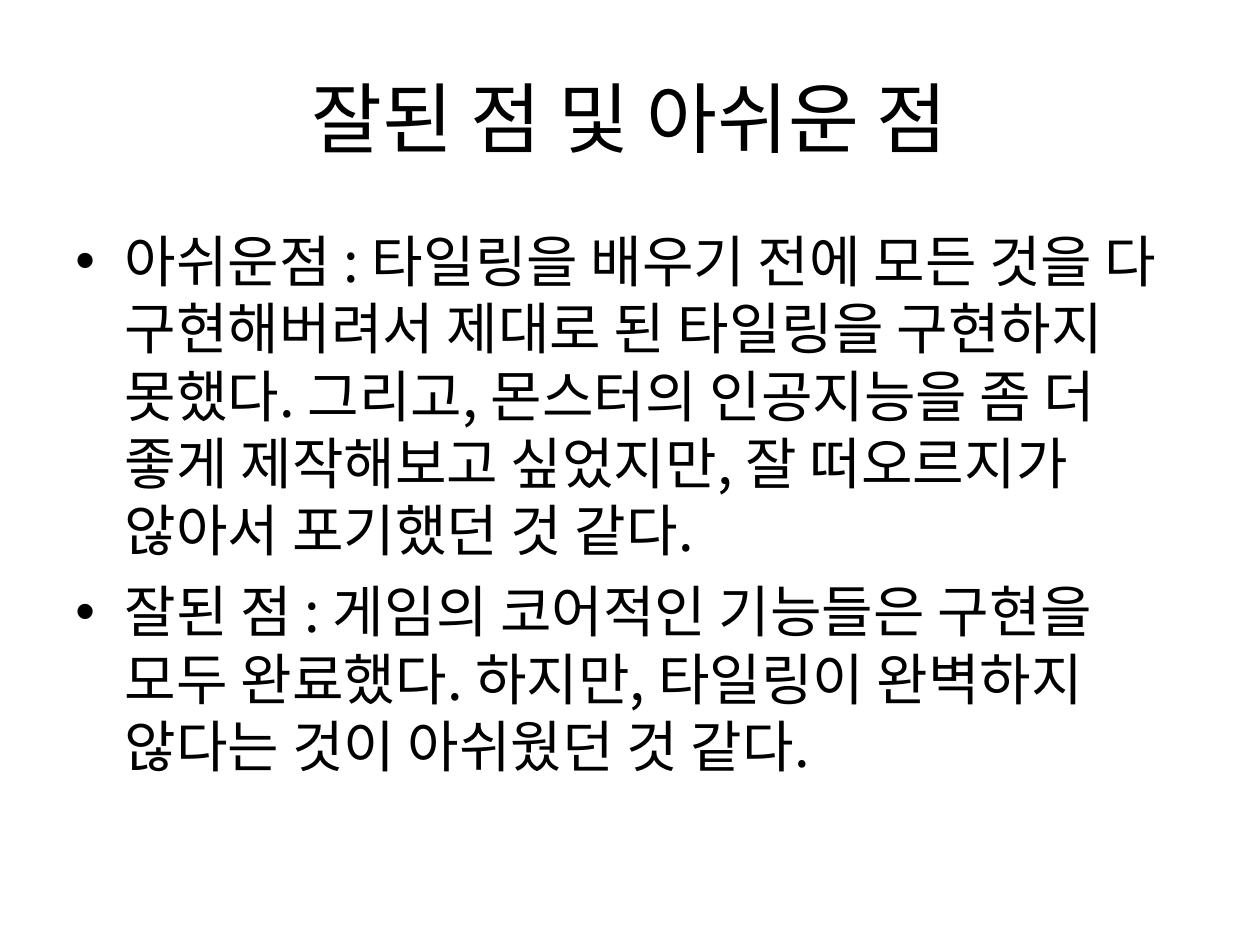
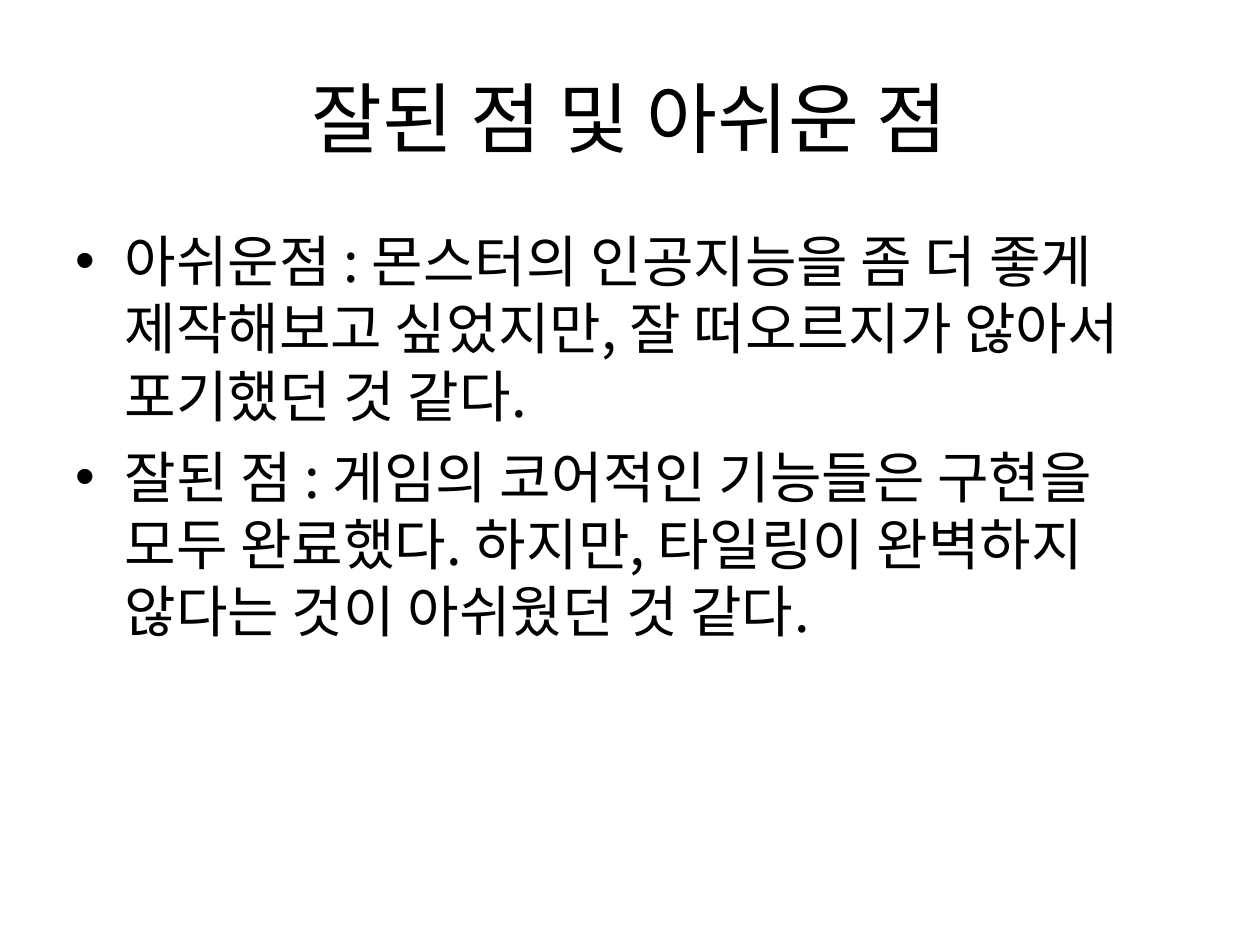
Before and after one commit to namtaehyun/2DGP, a slide deck: slide 4 of 2DGP 4차발표.ppt. Drawn at 1260x945 pixels with LibreOffice and Linux fonts; fonts in the diff are those of the drawing. Boxes give left, top, right and bottom in pixels: in the first picture for what was removed or moved away, otherwise in the second. Text is boxed around its words. In the diff, an @@ line names an element or a change of style, - is before the commit and + after.

Commit message:
correct 4차발표ppt
correct 4차발표ppt

```diff
--- a/2DGP 4차발표.ppt
+++ b/2DGP 4차발표.ppt
@@ text at (x1=125, y1=235, x2=1119, y2=422): text changed @@
-• 아쉬운점 : 타일링을 배우기 전에 모든 것을 다 구현해버려서 제대로 된 타일링을 구현하지 못했다. 그리고, 몬스터의 인공지능을 좀 더 좋게 제작해보고 싶었지만, 잘 떠오르지가 않아서 포기했던 것 같다.
+• 아쉬운점 : 몬스터의 인공지능을 좀 더 좋게 제작해보고 싶었지만, 잘 떠오르지가 않아서 포기했던 것 같다.
```
